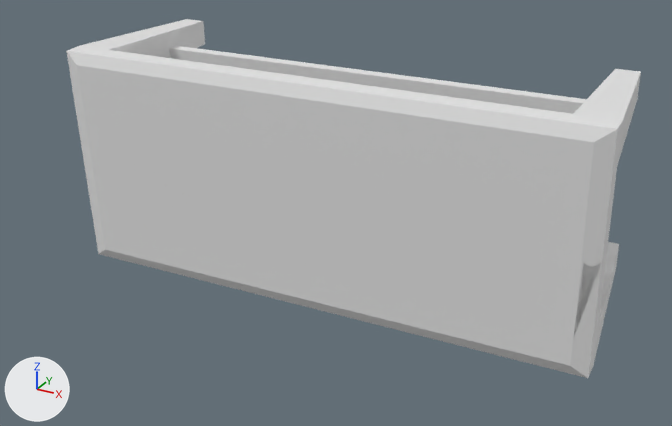
Two versions of the OBJ model resources/models/Normalized/RectangleTable/m874.obj, one commit apart.
Before and after are seen from a 50 mm lens placed at (0.759, -1.379, 0.624), pointed at (0.012, -0.02, -0.055). Lighting does not change. The marker at lower left points along +X, +Y and +Z. Where no turn or scale is listed for an object, it has been applied to the vertices.

In view in the first picture: 'm874'.
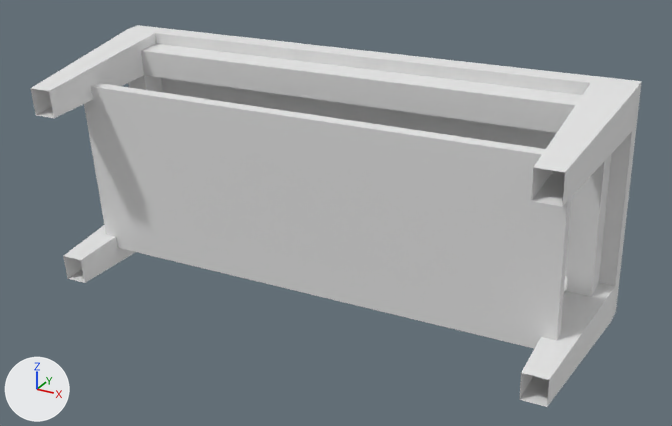
Location of each change, [x1, y1, x2, y2] in pixels of the pictures (672 x 426 px):
'm874', reshaped (6% wider, 6% taller)
    before: [66, 19, 641, 378]
    after: [31, 25, 642, 407]
part 1 of me_m874, rebuilt (6% wider, 6% taller)
    before: [66, 19, 641, 378]
    after: [31, 25, 642, 407]
part 2 of me_m874, added
    after: [84, 83, 571, 349]
part 3 of me_m874, deleted
    before: [169, 46, 586, 114]

The change, as a diff of the scene's bpy script:
```diff
--- a/resources/models/Normalized/RectangleTable/m874.obj.py
+++ b/resources/models/Normalized/RectangleTable/m874.obj.py
@@ me_m874 @@
 # used by ob_m874; location = (0.0, 0.0, 0.0)
-me_m874.from_pydata(...)  # 5614 vertices, 10546 faces; spans x -0.495..0.505, y -0.14..0.261, z -0.22..0.21
+me_m874.from_pydata(...)  # 5120 vertices, 9577 faces; spans x -0.502..0.498, y -0.255..0.136, z -0.214..0.225
+# me_m874 part 1: the loose piece of 4416 vertices spanning x -0.495..0.505, y -0.14..0.261, z -0.22..0.21 is rebuilt with 4302 vertices and now spans x -0.502..0.498, y -0.255..0.136, z -0.214..0.225
+# me_m874 part 2: a new loose piece of 818 vertices spanning x -0.45..0.456, y -0.151..-0.088, z -0.18..0.165
+# me_m874 part 3: the loose piece of 1198 vertices spanning x -0.456..0.451, y 0.084..0.156, z -0.162..0.175 is deleted
```
